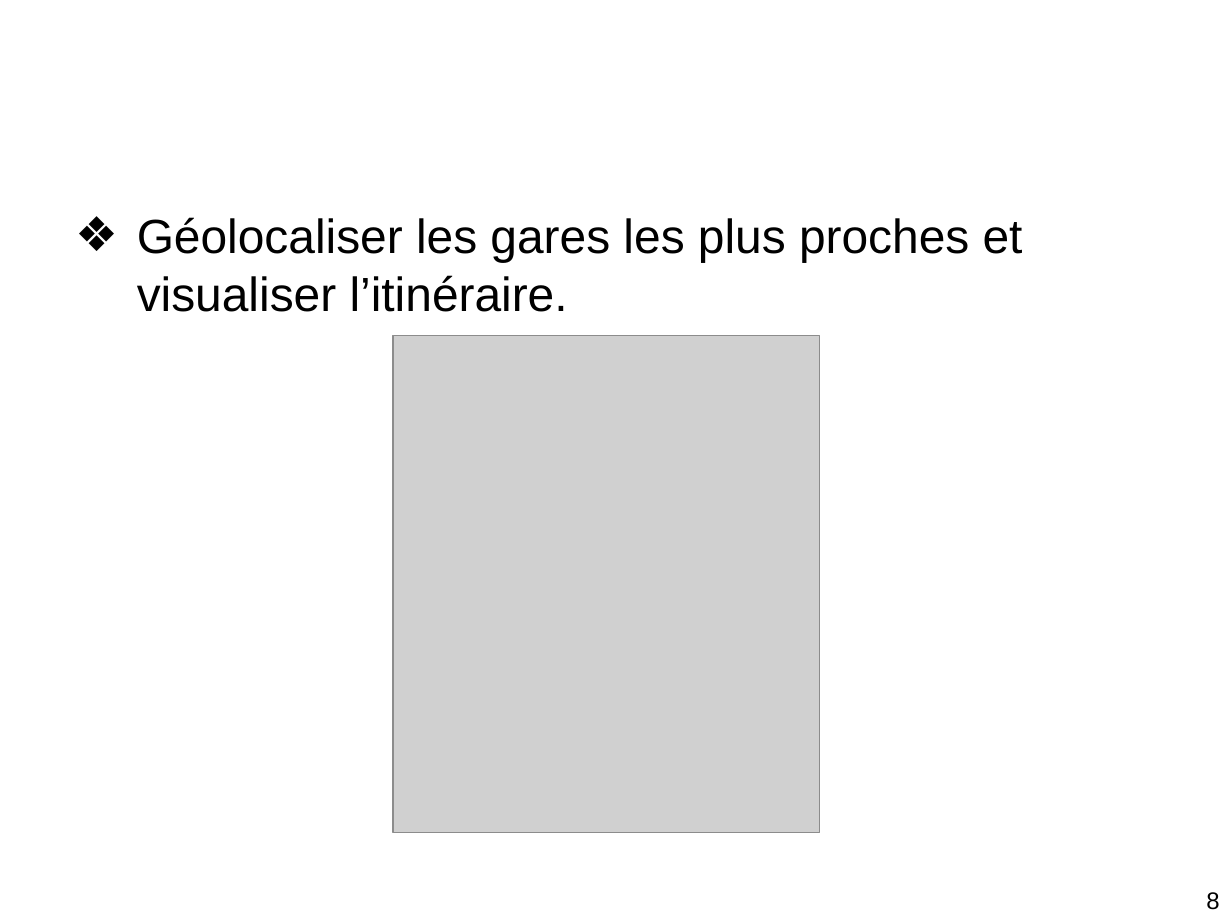
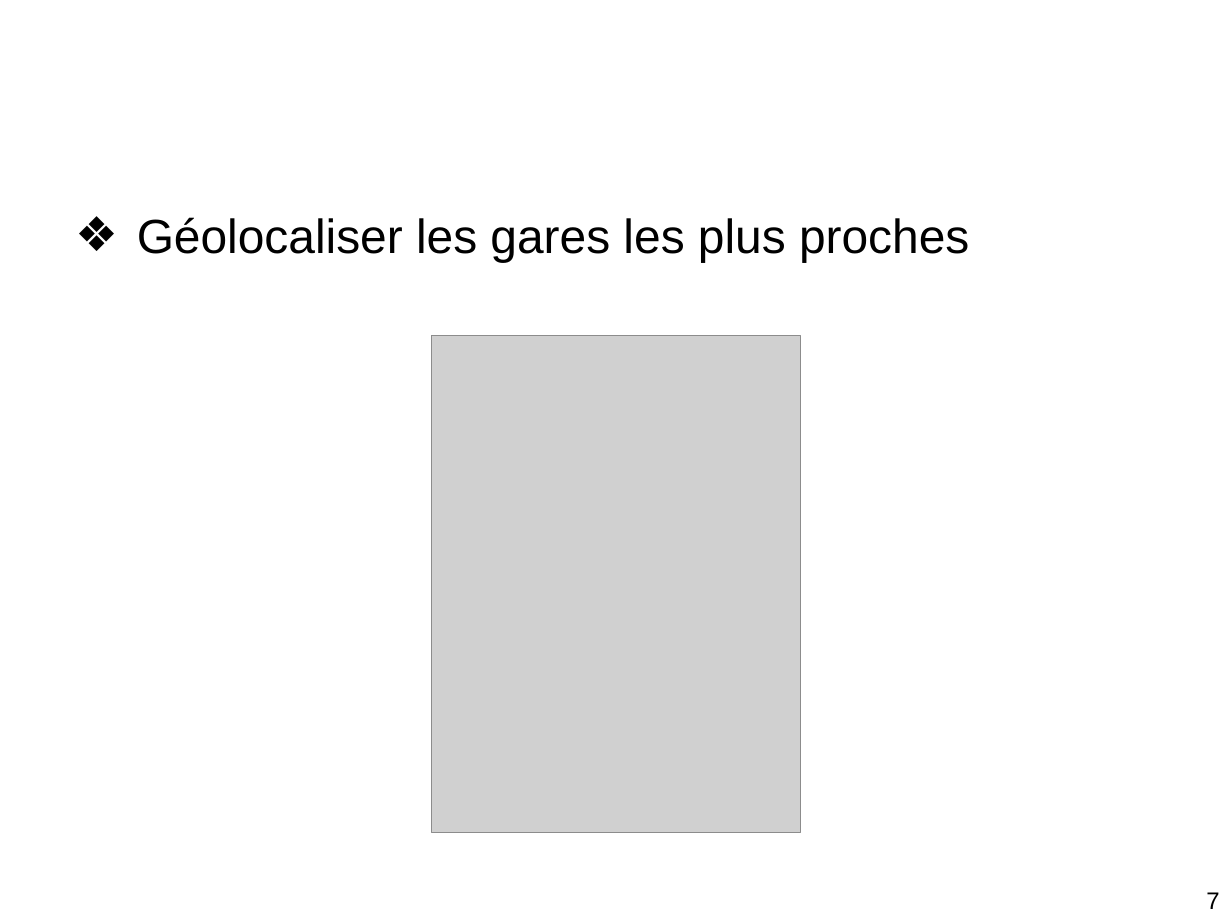
Before and after one commit to axelajv/FirefoxOS-ProjetDLL, a slide deck: slide 7 of PowerPoint/PPT Projet-DLL.ppt (slide 8 before the commit). Drawn at 1232x924 pixels with LibreOffice and Linux fonts; fonts in the diff are those of the drawing; grey boxes stand for pictures; background and template pictures are left out. Boxes give left, top, right and bottom in pixels: in the first picture for what was removed or moved away, otherwise in the second. Text is boxed around its words. In the diff, an @@ line names an element or a change of style, - is before the commit and + after.

Commit message:
ppt
ppt

```diff
--- a/PowerPoint/PPT Projet-DLL.ppt
+++ b/PowerPoint/PPT Projet-DLL.ppt
@@ text at box(137, 217, 969, 263): text changed @@
-  ❖ Géolocaliser les gares les plus proches et visualiser l’itinéraire.
+  ❖ Géolocaliser les gares les plus proches
@@ picture: place and size @@
-picture at box(393, 336, 819, 833)
+picture at box(431, 336, 800, 833)
@@ page number at box(1206, 892, 1219, 909): text changed @@
-8
+7
```
Also in this commit, not shown: 6 other slides changed, 1 slide added, 1 slide removed.
